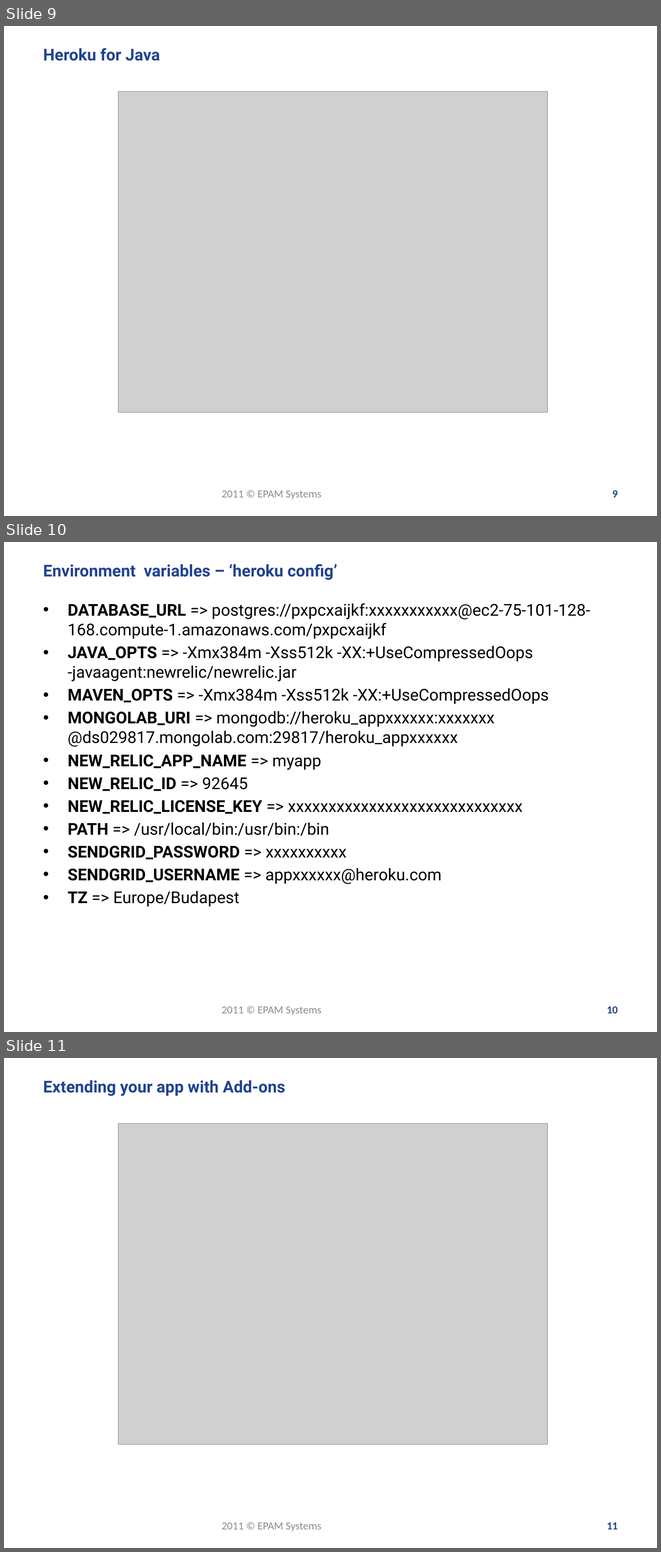
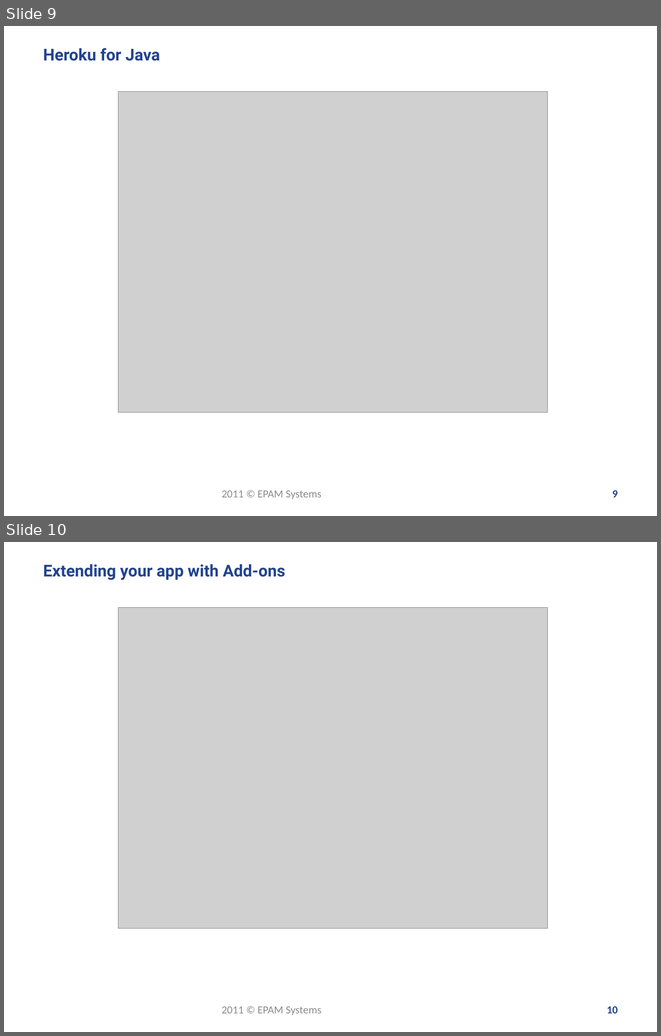
Before and after one commit to zgorbe/Heroku-HelloWorld, a slide deck: Heroku - meetup.pptx. Shown one above the other, each under a label of ours: slides 9, 10 and 11 before the commit, slides 9 and 10 after it. The pictures are 661x1552 and 661x1036 pixels, drawn with LibreOffice and Linux fonts; fonts in the diff are those of the drawing; grey boxes stand for pictures; background and template pictures are left out. Boxes give left, top, right and bottom in pixels: in the first picture for what was removed or moved away, otherwise in the second. Text is boxed around its words. In the diff, an @@ line names an element or a change of style, - is before the commit and + after.

```diff
--- a/Heroku - meetup.pptx
+++ b/Heroku - meetup.pptx
@@ slide 10 removed at (4, 542, 657, 1032), background #FFFFFF @@
@@ title removed at (43, 564, 337, 580) @@
-Environment variables – ‘heroku config’
@@ text removed at (68, 603, 590, 907) @@
-• DATABASE_URL => postgres://pxpcxaijkf:xxxxxxxxxxx@ec2-75-101-128-168.compute-1.amazonaws.com/pxpcxaijkf
-• JAVA_OPTS => -Xmx384m -Xss512k -XX:+UseCompressedOops -javaagent:newrelic/newrelic.jar
-• MAVEN_OPTS => -Xmx384m -Xss512k -XX:+UseCompressedOops
-• MONGOLAB_URI => mongodb://heroku_appxxxxxx:xxxxxxx @ds029817.mongolab.com:29817/heroku_appxxxxxx
-• NEW_RELIC_APP_NAME => myapp
-• NEW_RELIC_ID => 92645
-• NEW_RELIC_LICENSE_KEY => xxxxxxxxxxxxxxxxxxxxxxxxxxxxx
-• PATH => /usr/local/bin:/usr/bin:/bin
-• SENDGRID_PASSWORD => xxxxxxxxxx
-• SENDGRID_USERNAME => appxxxxxx@heroku.com
-• TZ => Europe/Budapest
@@ text removed at (222, 1006, 321, 1015) @@
-2011 © EPAM Systems
@@ page number removed at (607, 1006, 618, 1013) @@
-10
@@ what was slide 11 is now slide 10 @@
@@ page number at (607, 1006, 618, 1013): text changed @@
-11
+10
```
Also in this commit, not shown: 1 slide changed.
